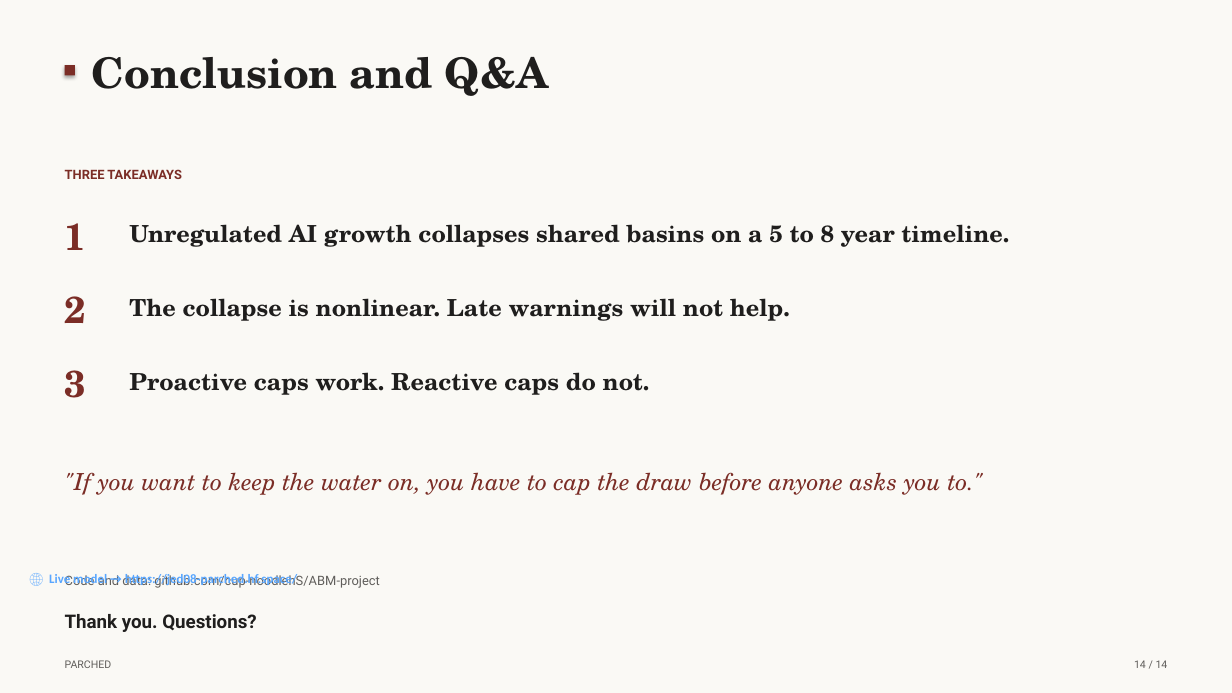
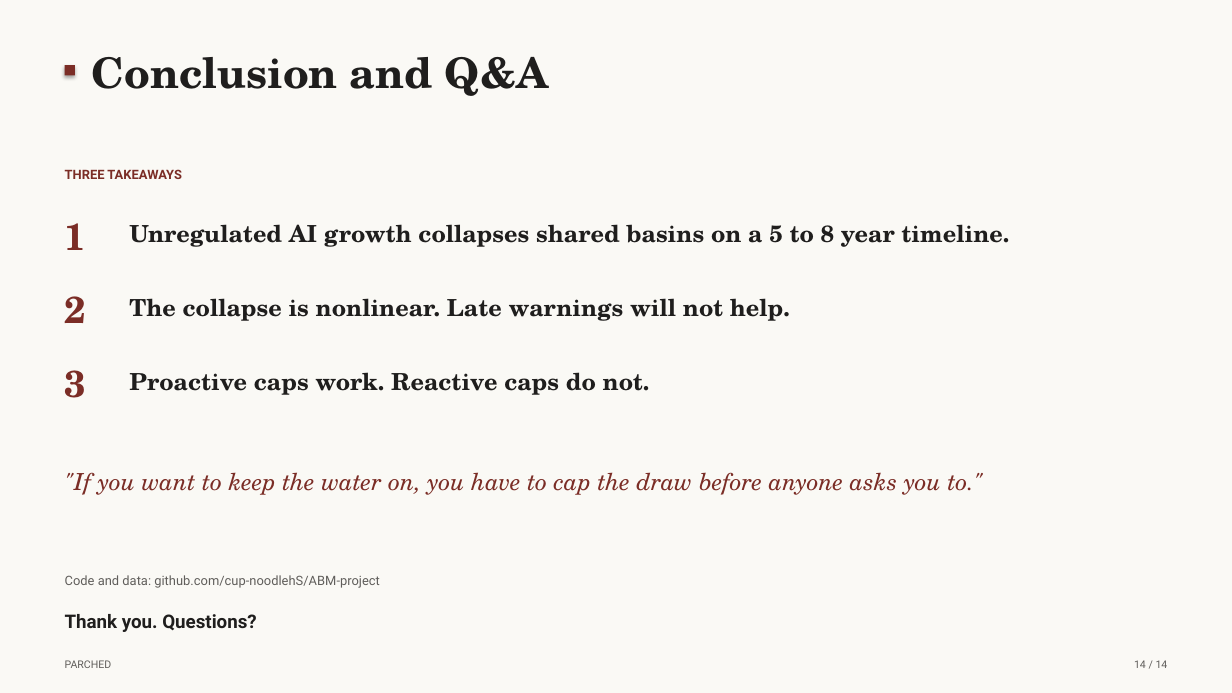
Before and after one commit to cup-noodlehS/ABM-project, a slide deck: slide 14 of presentation/PARCHED_final.pptx. Drawn at 1232x693 pixels with LibreOffice and Linux fonts; fonts in the diff are those of the drawing. Boxes give left, top, right and bottom in pixels: in the first picture for what was removed or moved away, otherwise in the second. Text is boxed around its words. In the diff, an @@ line names an element or a change of style, - is before the commit and + after.

```diff
--- a/presentation/PARCHED_final.pptx
+++ b/presentation/PARCHED_final.pptx
@@ text removed at [49,574,298,587] @@
-🌐 Live model → https://jed08-parched.hf.space/
```
Also in this commit, not shown: 4 other slides changed, 3 other files.
